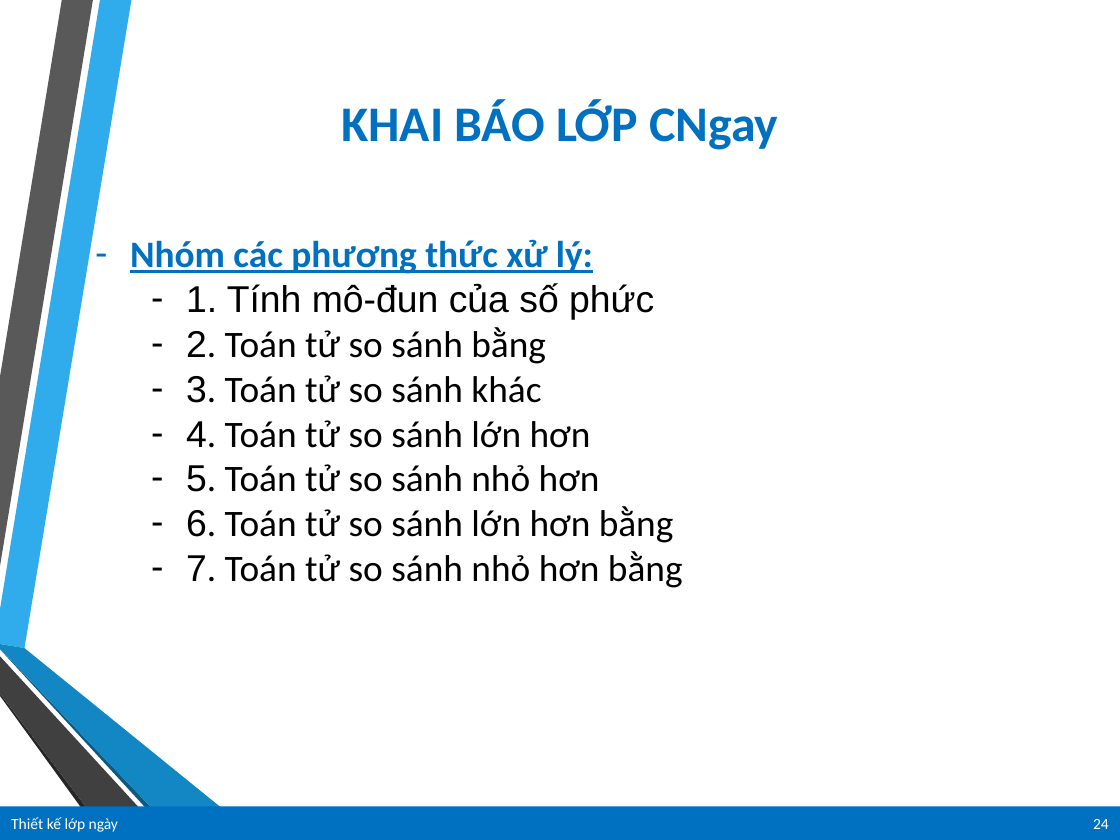
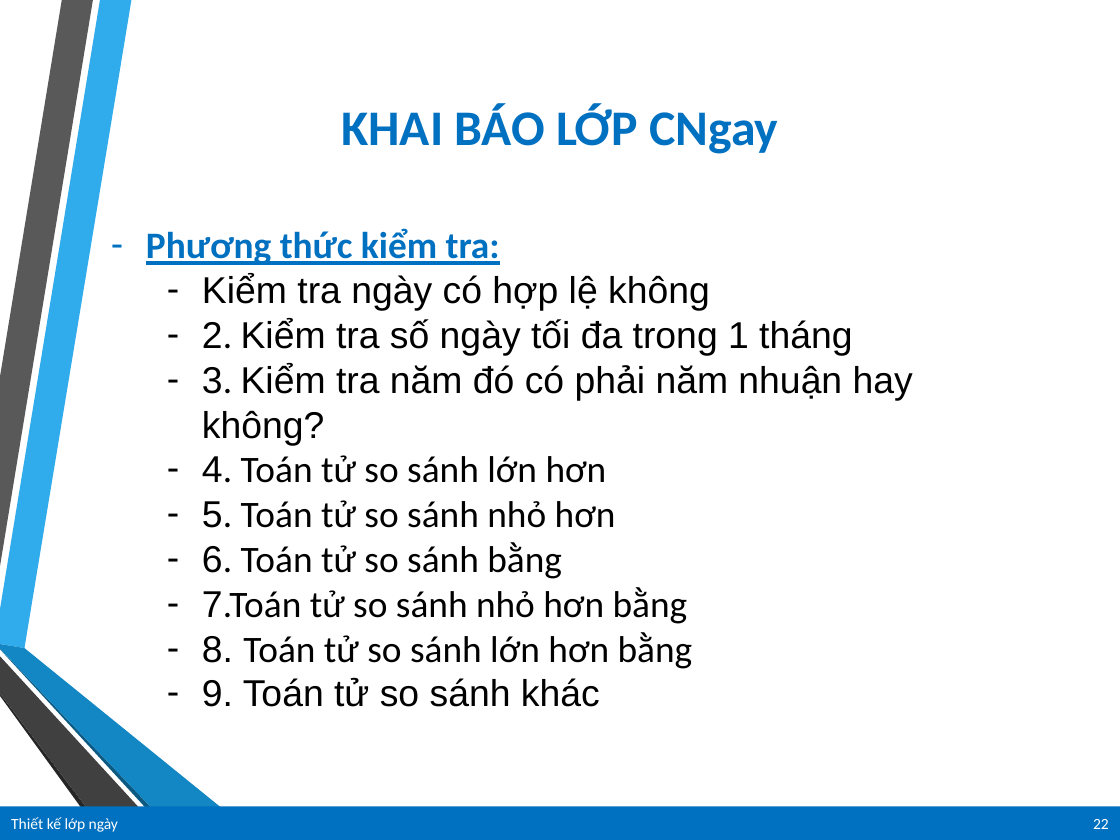
Before and after one commit to vanlinh1602/OOP_MrKhang, a slide deck: slide 22 of ThietKeLop/Bai06/Bai6.pptx (slide 24 before the commit). Drawn at 1120x840 pixels with LibreOffice and Linux fonts; fonts in the diff are those of the drawing; background and template pictures are left out. Boxes give left, top, right and bottom in pixels: in the first picture for what was removed or moved away, otherwise in the second. Text is boxed around its words. In the diff, an @@ line names an element or a change of style, - is before the commit and + after.

```diff
--- a/ThietKeLop/Bai06/Bai6.pptx
+++ b/ThietKeLop/Bai06/Bai6.pptx
@@ text "KHAI BÁO LỚP CNgay": place and size @@
-text "KHAI BÁO LỚP CNgay" at <box>341,100,778,150</box>
+text "KHAI BÁO LỚP CNgay" at <box>341,104,778,154</box>
@@ text "Phương thức kiểm tra:": place and size @@
-text "Phương thức kiểm tra:" at <box>130,239,683,588</box>
+text "Phương thức kiểm tra:" at <box>146,228,913,707</box>
@@ text at <box>146,228,913,445</box>: text changed; font Calibri to Arial @@
-– Nhóm các phương thức xử lý:
-  – 1. Tính mô-đun của số phức
-  – 2. Toán tử so sánh bằng
-  – 3. Toán tử so sánh khác
+– Phương thức kiểm tra:
+  – Kiểm tra ngày có hợp lệ không
+  – 2. Kiểm tra số ngày tối đa trong 1 tháng
+  – 3. Kiểm tra năm đó có phải năm nhuận hay không?
@@ text at <box>202,542,693,707</box>: text changed @@
-  – 6. Toán tử so sánh lớn hơn bằng
-  – 7. Toán tử so sánh nhỏ hơn bằng
+  – 6. Toán tử so sánh bằng
+  – 7.Toán tử so sánh nhỏ hơn bằng
+  – 8. Toán tử so sánh lớn hơn bằng
+  – 9. Toán tử so sánh khác
@@ page number at <box>1093,819,1109,829</box>: text changed @@
-24
+22
```
Also in this commit, not shown: 7 other slides changed, 1 slide removed, 2 other files.
